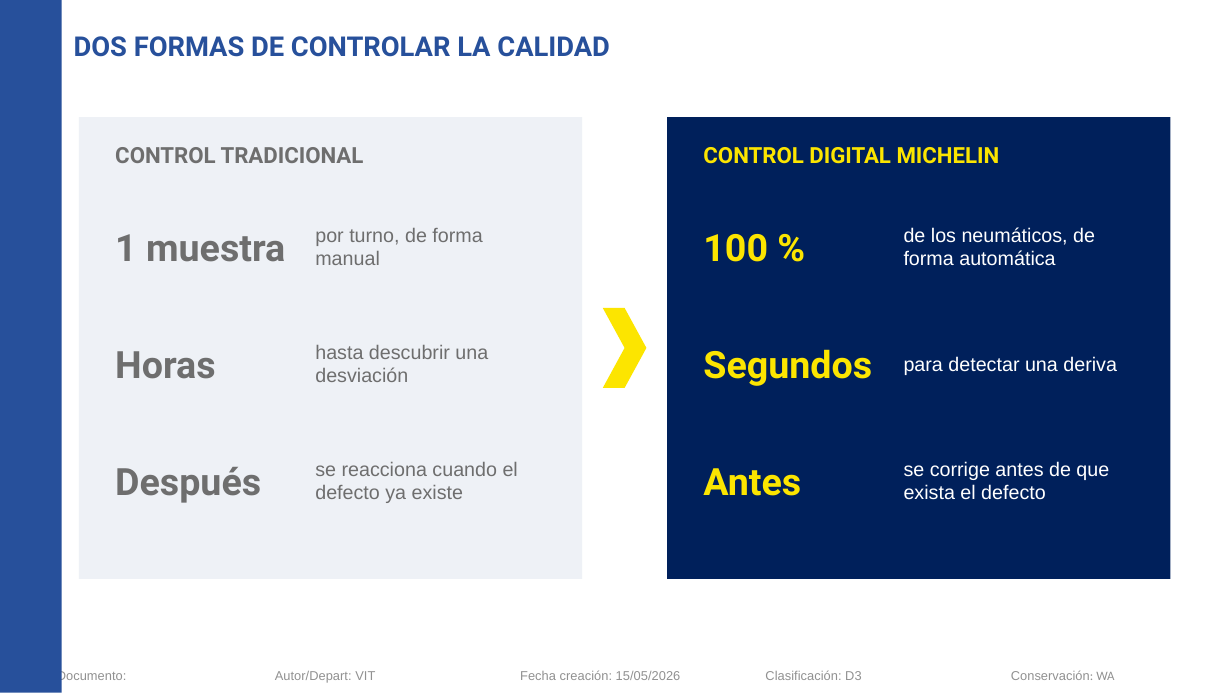
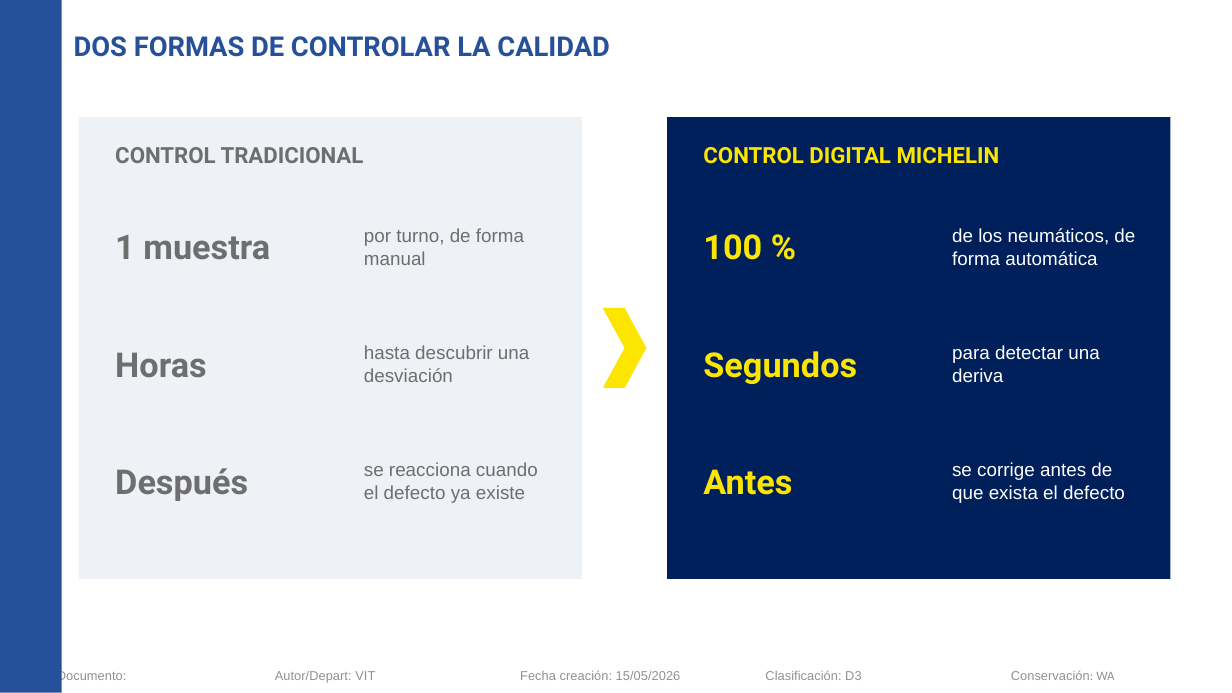
Before and after one commit to Asierenux/blank-app, a slide deck: slide 3 of presentaciones/Michelin_Hyundai_Fabricacion_Digital_ES.pptx. Drawn at 1232x693 pixels with LibreOffice and Linux fonts; fonts in the diff are those of the drawing; background and template pictures are left out. Boxes give left, top, right and bottom in pixels: in the first picture for what was removed or moved away, otherwise in the second. Text is boxed around its words. In the diff, an @@ line names an element or a change of style, - is before the commit and + after.

```diff
--- a/presentaciones/Michelin_Hyundai_Fabricacion_Digital_ES.pptx
+++ b/presentaciones/Michelin_Hyundai_Fabricacion_Digital_ES.pptx
@@ text "por turno, de forma manual": place and size @@
-text "por turno, de forma manual" at [315, 228, 482, 265]
+text "por turno, de forma manual" at [364, 228, 524, 265]
@@ size 22 to 20 pt in 6 elements at [703, 351, 857, 384], [703, 469, 792, 495], [115, 235, 270, 260], [115, 352, 207, 378], [115, 468, 248, 501], [703, 234, 762, 260] @@
@@ text "de los neumáticos, de forma ...": place and size @@
-text "de los neumáticos, de forma ..." at [904, 227, 1095, 266]
+text "de los neumáticos, de forma ..." at [952, 228, 1135, 266]
@@ text "hasta descubrir una desviación": place and size @@
-text "hasta descubrir una desviación" at [315, 345, 488, 382]
+text "hasta descubrir una desviación" at [364, 345, 529, 382]
@@ text "para detectar una deriva": place and size @@
-text "para detectar una deriva" at [904, 356, 1117, 375]
+text "para detectar una deriva" at [952, 345, 1099, 383]
@@ text "se reacciona cuando el defecto ...": place and size @@
-text "se reacciona cuando el defecto ..." at [315, 462, 518, 503]
+text "se reacciona cuando el defecto ..." at [364, 462, 538, 503]
@@ size 11.5 to 11 pt in 6 elements at [364, 228, 524, 265], [364, 345, 529, 382], [364, 462, 538, 503], [952, 228, 1135, 266], [952, 345, 1099, 383], [952, 462, 1125, 503] @@
@@ text "se corrige antes de que ...": place and size @@
-text "se corrige antes de que ..." at [904, 461, 1109, 500]
+text "se corrige antes de que ..." at [952, 462, 1125, 503]
```
Also in this commit, not shown: 5 other slides changed, 2 slides removed.
